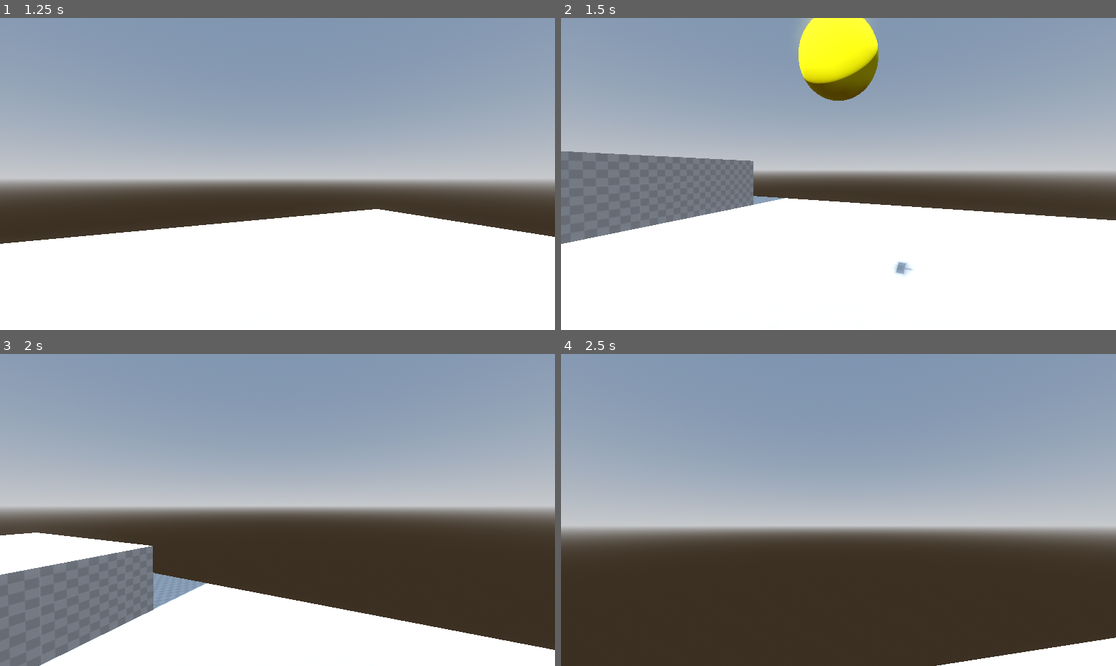
Above: before the commit, frames 1-4 (two rows, left to right).
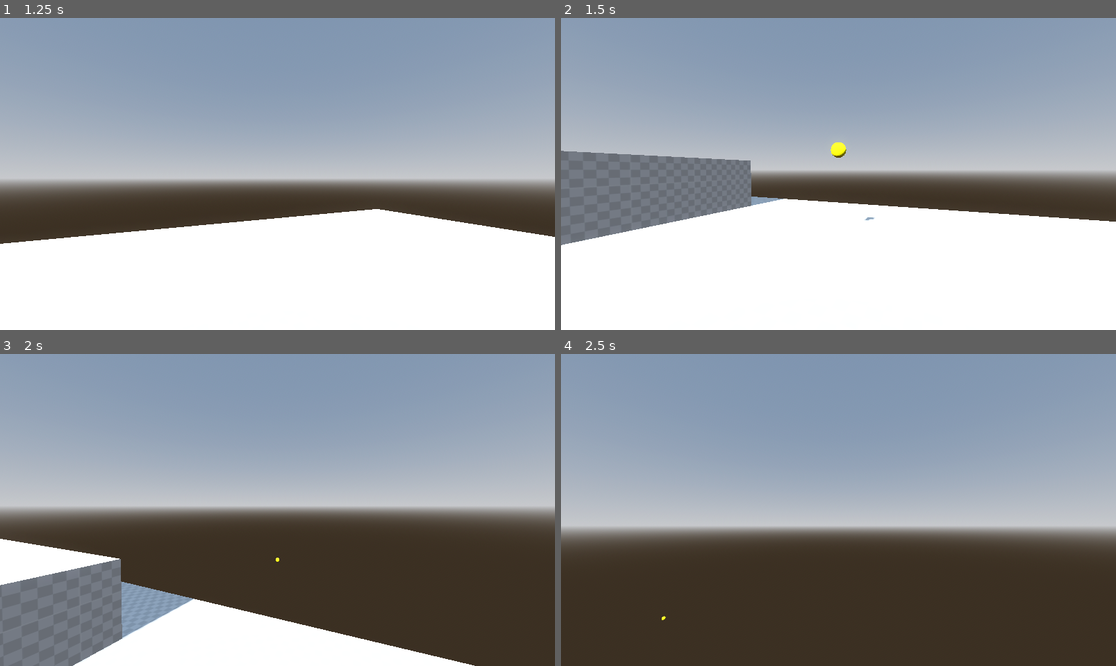
Above: after the commit, the same moments.

Repository: UselessFodder/Filthy_Neon_FPS_Project
Game: Godot game, scene res://world.tscn
Same seed, same stepped clock (60 frames per second), same inputs: the game is played once before the commit and once after it.
Inputs (mouse positions are in pixels of both pictures, inside the frame that each line leads up to):
- Up to frame 1 (1.25 s): tap Enter (ui_accept) at 0.5, 0.77 s; move the mouse to (305, 174) at 0.52 s; hold Up (ui_up) from 0.53 s (still down); hold Ctrl (crouch) from 0.53 s (still down)
- Up to frame 2 (1.5 s): keep holding Up (ui_up); move the mouse to (810, 174) at 1.27 s; release Ctrl (crouch) at 1.28 s; click (810, 174) at 1.35 s
- Up to frame 3 (2 s): keep holding Up (ui_up); tap Enter (ui_accept) at 1.52 s
- Up to frame 4 (2.5 s): keep holding Up (ui_up); move the mouse to (849, 503) at 2.02 s; hold Shift (sprint) from 2.03 s (still down)

Frame 1 is identical in both runs. In frame 2, 3.8% of the frame differs, in the area x 0-100%, y 0-83%; in frame 3, 9.3%, in the area x 0-100%, y 57-100%; in frame 4, 1.5%.

Commit message:
Bullet Now shoots

Diff:
--- a/bullet body.gd
+++ b/bullet body.gd
@@ -20,5 +20,5 @@
 	pass
 
 func push_bullet(direction):
-	#apply_impulse(direction * -SPEED)
+	apply_impulse(direction * -SPEED)
 	print("Bullet direction: %s" % (transform.basis.z.normalized() * -SPEED))
